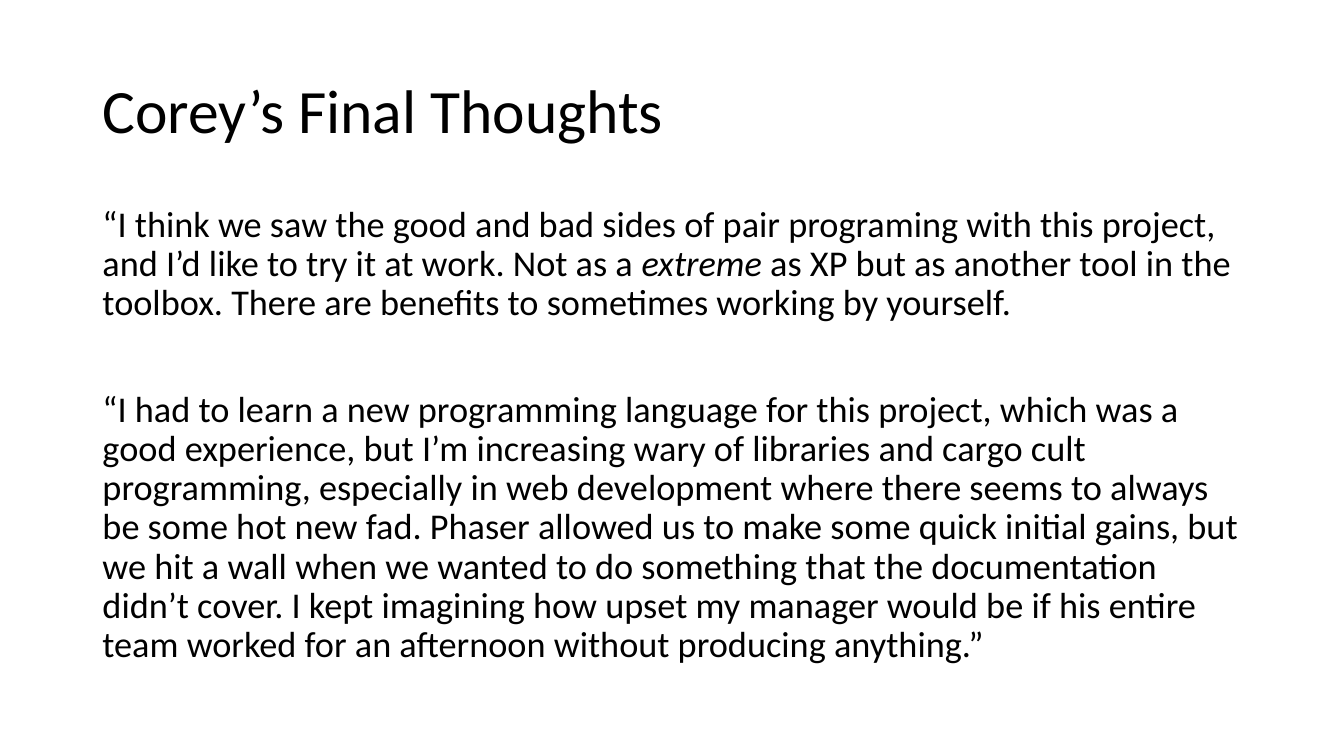
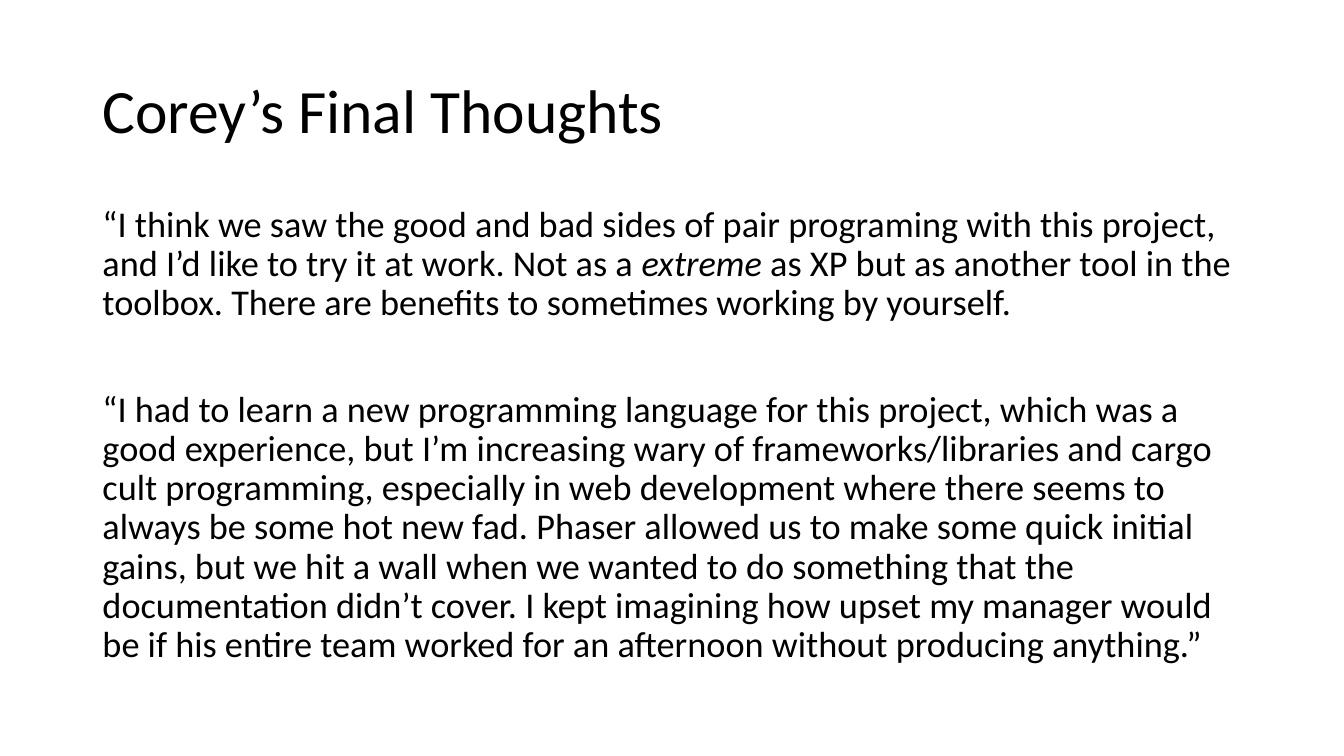
Before and after one commit to csgray/cs372-battleship, a slide deck: slide 8 of development_process/presentation.pptx. Drawn at 1344x756 pixels with LibreOffice and Linux fonts; fonts in the diff are those of the drawing. Boxes give left, top, right and bottom in pixels: in the first picture for what was removed or moved away, otherwise in the second. Text is boxed around its words. In the diff, an @@ line names an element or a change of style, - is before the commit and + after.

```diff
--- a/development_process/presentation.pptx
+++ b/development_process/presentation.pptx
@@ text at [102,396,1212,664]: text changed @@
-“I had to learn a new programming language for this project, which was a good experience, but I’m increasing wary of libraries and cargo cult programming, especially in web development where there seems to always be some hot new fad. Phaser allowed us to make some quick initial gains, but we hit a wall when we wanted to do something that the documentation didn’t cover. I kept imagining how upset my manager would be if his entire team worked for an afternoon without producing anything.”
+“I had to learn a new programming language for this project, which was a good experience, but I’m increasing wary of frameworks/libraries and cargo cult programming, especially in web development where there seems to always be some hot new fad. Phaser allowed us to make some quick initial gains, but we hit a wall when we wanted to do something that the documentation didn’t cover. I kept imagining how upset my manager would be if his entire team worked for an afternoon without producing anything.”
```
